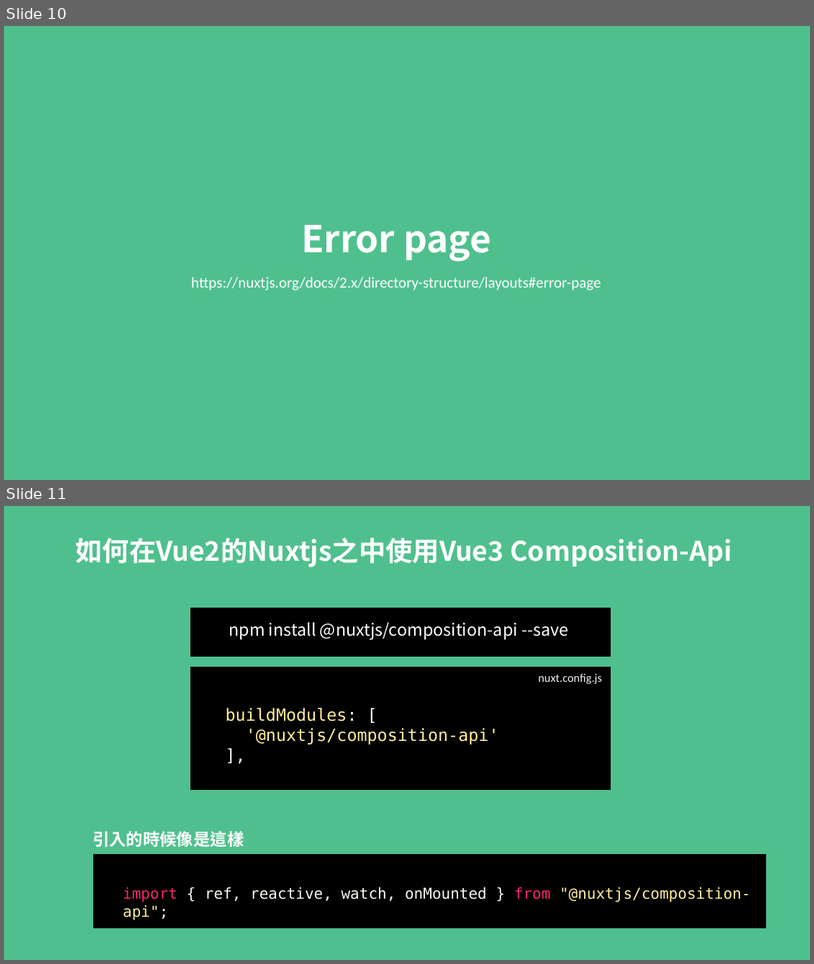
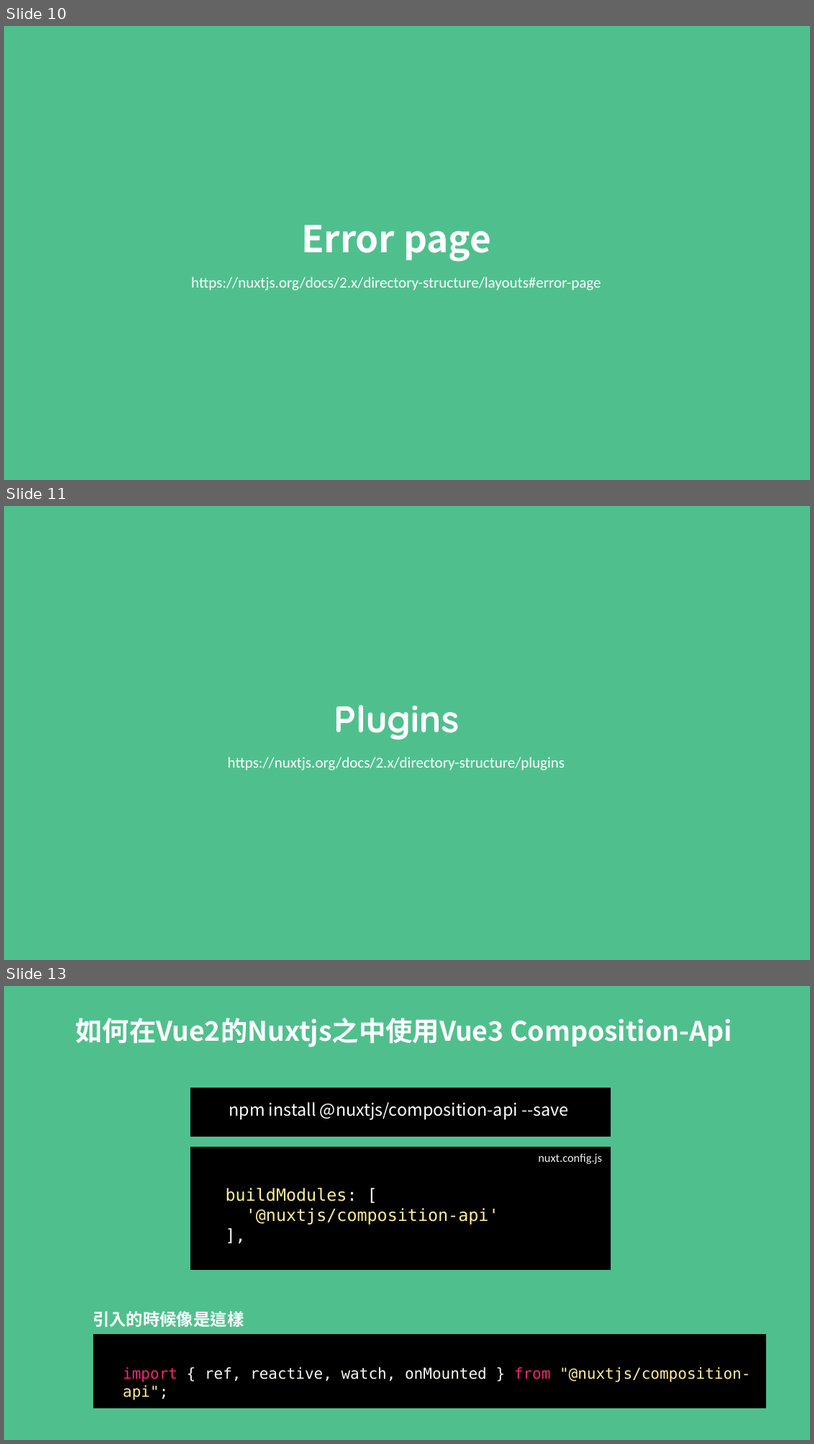
Before and after one commit to MikeOnlineCourse/Vue3_Course_Nuxt_Example, a slide deck: nuxt.pptx. Shown one above the other, each under a label of ours: slides 10 and 11 before the commit, slides 10, 11 and 13 after it; the slides between them are not shown. The pictures are 814x964 and 814x1444 pixels, drawn with LibreOffice and Linux fonts; fonts in the diff are those of the drawing. Boxes give left, top, right and bottom in pixels: in the first picture for what was removed or moved away, otherwise in the second. Text is boxed around its words. In the diff, an @@ line names an element or a change of style, - is before the commit and + after.

```diff
--- a/nuxt.pptx
+++ b/nuxt.pptx
@@ slide 11 added at (4,506,810,960), background #4FC08D @@
@@ title added at (334,705,459,740), 44 pt, text #FFFFFF, bold @@
+Plugins
@@ text added at (228,757,565,770), 18 pt, text #FFFFFF @@
+https://nuxtjs.org/docs/2.x/directory-structure/plugins
@@ what was slide 11 is now slide 13 @@
```
Also in this commit, not shown: 1 slide changed, 1 other slide added.
